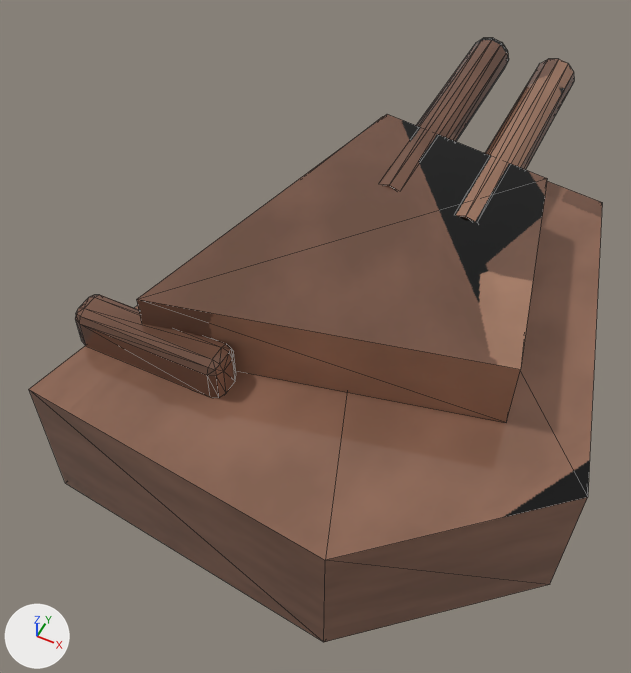
A saved change to the glTF model game/assets/models/sod_phantom_tank.glb.
One viewpoint serves both versions: a camera (50 mm lens) standing at (0.444, -1.12, 1.488) and looking at (-0.084, -0.065, 0.17). Every picture has the same lights, and +X, +Y and +Z are marked at lower left. The picture after the commit comes second. Mesh edges are drawn as thin lines. Vertices at exactly the same position are counted once.

Objects in the first picture: 'sod_phantom_tank'.
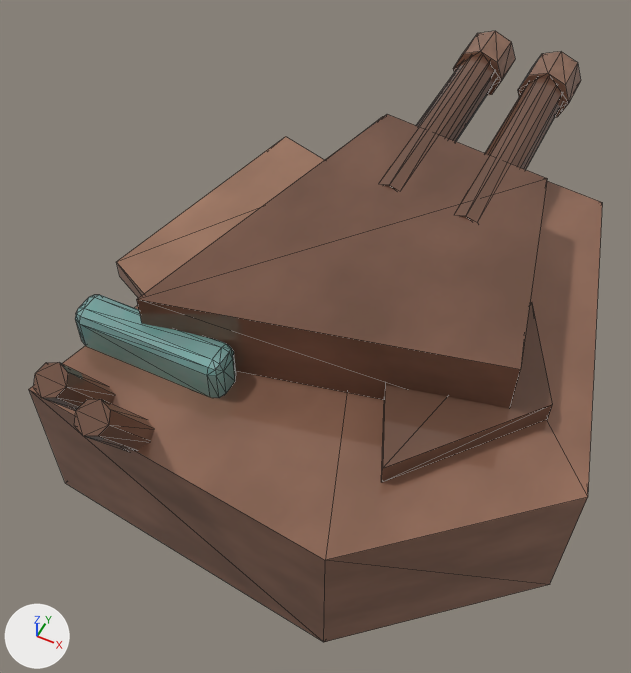
Changed parts and their boxes [x1, y1, x2, y2] in the pictures (631 x 673 px):
'sod_phantom_tank', reshaped
    before: [29, 38, 602, 642]
    after: [29, 31, 602, 642]
part 1 of me_body, added (brown)
    after: [453, 31, 515, 95]
part 2 of me_body, added (brown)
    after: [518, 51, 581, 118]
part 3 of me_body, added (brown)
    after: [34, 362, 115, 411]
part 4 of me_body, added (brown)
    after: [74, 399, 154, 452]
part 5 of me_body, added
    after: [116, 136, 553, 482]
part 6 of me_body, surface changed
    before: [31, 38, 602, 522]
    after: [31, 57, 602, 522]

What changed in the scene script:
```text
Change me_body:
    used by ob_sod_phantom_tank; location = (0.0, 0.0, 0.0)
    remove me_body.from_pydata(...)  # 122 vertices, 224 faces; spans x -0.42..0.5, y -0.56..0.72, z 0.0..0.445
    add me_body.from_pydata(...)  # 202 vertices, 360 faces; spans x -0.44..0.5, y -0.599..0.73, z 0.0..0.458
    me_body part 1: a new loose piece, an 8-sided cylinder along y spanning x -0.078..0.038, y 0.63..0.73, z 0.342..0.458, in mat_sod_phantom_tank_baked
    me_body part 2: a new loose piece, an 8-sided cylinder along y spanning x 0.082..0.198, y 0.61..0.71, z 0.342..0.458, in mat_sod_phantom_tank_baked
    me_body part 3: a new loose piece of 16 vertices spanning x -0.33..-0.27, y -0.569..-0.431, z 0.267..0.453, in mat_sod_phantom_tank_baked
    me_body part 4: a new loose piece of 16 vertices spanning x -0.23..-0.17, y -0.599..-0.461, z 0.267..0.453, in mat_sod_phantom_tank_baked
    me_body part 5
    8 vertices are added at x -0.44..0.4, y -0.4..0.3, z 0.3
    8 new vertices lie (0.0, 0.0, 0.04) away from vertices in x -0.44..0.4, y -0.4..0.3, z 0.3
    24 new faces join them
    me_body part 6: 224 kept faces spanning x -0.42..0.5, y -0.56..0.72, z 0.0..0.445 get new texture (UV) coordinates
```
